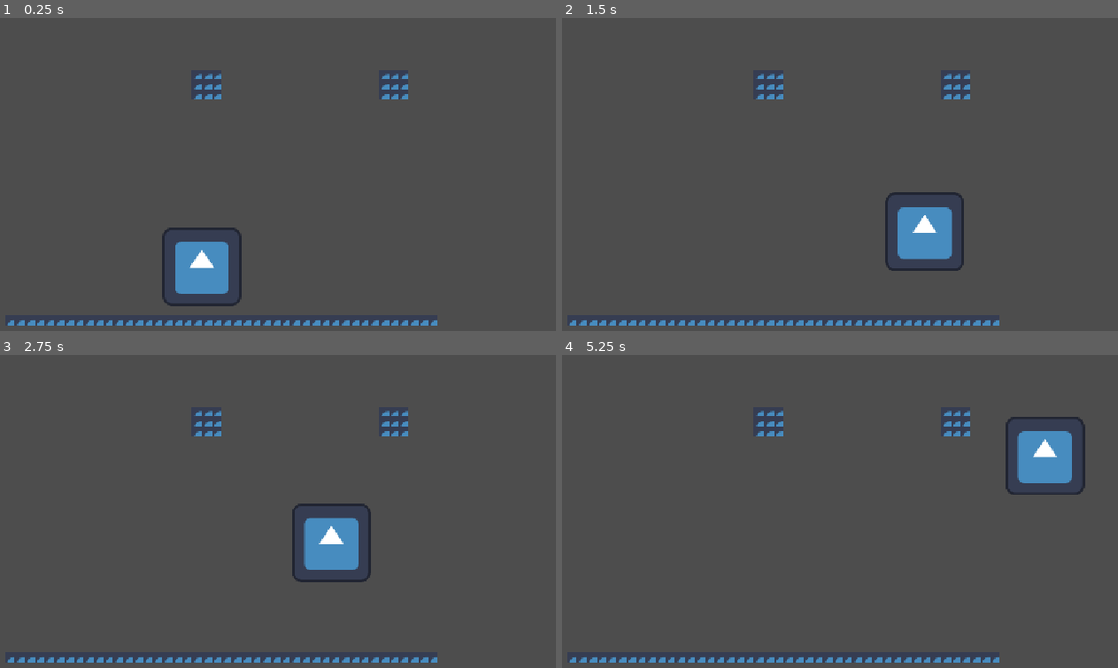
Above: before the commit, frames 1-4 (two rows, left to right).
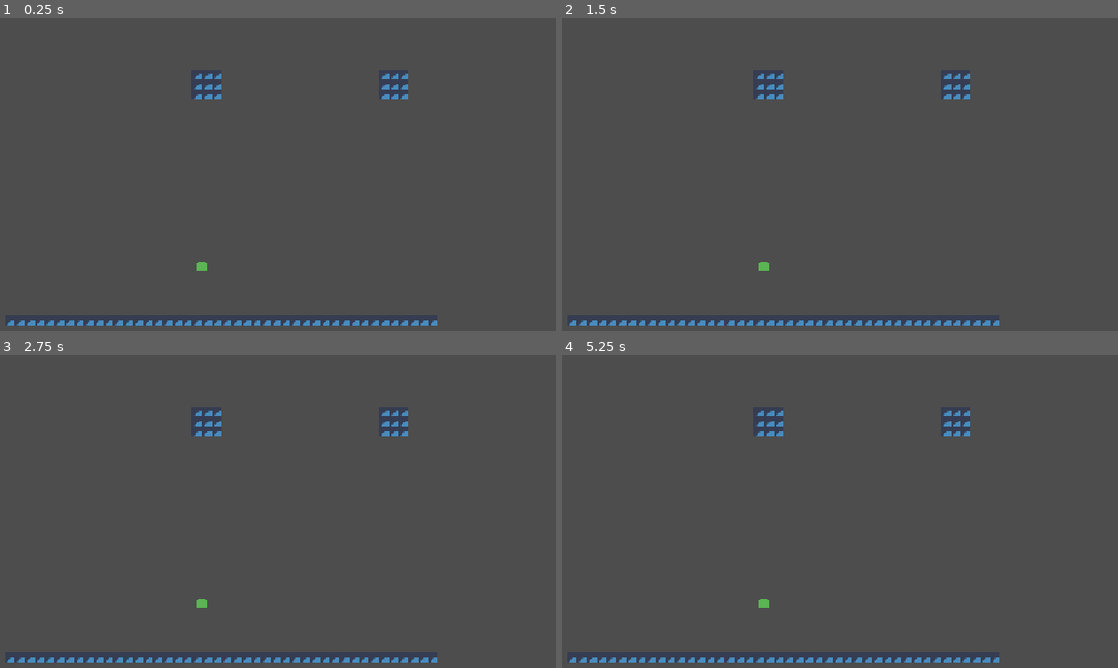
Above: after the commit, the same moments.

Repository: MadAvidCoder/Spin-phibian
Game: Godot game, scene res://scenes/main.tscn
Same seed, same stepped clock (60 frames per second), same inputs: the game is played once before the commit and once after it. The engine's default icon, where the game draws it, is replaced by a stand-in: a white triangle on a blue panel in a dark square.
Inputs:
- Up to frame 1 (0.25 s): no input
- Up to frame 2 (1.5 s): tap Enter at 0.5 s; hold Right (ui_right) from 0.53 s (still down); tap Up (ui_up) at 0.6, 0.77, 1.07, 1.35 s
- Up to frame 3 (2.75 s): tap Up (ui_up) at 1.52, 1.82, 2.1 s; release Right (ui_right) at 2.03 s; hold Left (ui_left) from 2.03 s (still down)
- Up to frame 4 (5.25 s): release Left (ui_left) at 2.78 s; hold Right (ui_right) 2.78-4.28 s; tap Up (ui_up) at 2.85, 3.02, 3.32, 3.6, 3.77, 4.07, 4.35, 4.52, 4.82, 5.1 s; hold Left (ui_left) 4.28-5.03 s; hold Right (ui_right) from 5.03 s (still down)

The runs differ from the first frame. In frame 1, 2.1% of the frame differs, in the area x 1-78%, y 17-99%; in frame 2, 2.2%; in frame 3, 2.2%; in frame 4, 2.3%, in the area x 1-95%, y 17-99%.

Commit message:
frog
its a green circle :D

Diff:
--- a/src/project.godot
+++ b/src/project.godot
@@ -20,12 +20,40 @@
 window/stretch/mode="canvas_items"
 window/stretch/aspect="expand"
 
+[input]
+
+left={
+"deadzone": 0.2,
+"events": [Object(InputEventKey,"resource_local_to_scene":false,"resource_name":"","device":-1,"window_id":0,"alt_pressed":false,"shift_pressed":false,"ctrl_pressed":false,"meta_pressed":false,"pressed":false,"keycode":0,"physical_keycode":65,"key_label":0,"unicode":97,"location":0,"echo":false,"script":null)
+, Object(InputEventKey,"resource_local_to_scene":false,"resource_name":"","device":-1,"window_id":0,"alt_pressed":false,"shift_pressed":false,"ctrl_pressed":false,"meta_pressed":false,"pressed":false,"keycode":0,"physical_keycode":4194319,"key_label":0,"unicode":0,"location":0,"echo":false,"script":null)
+]
+}
+right={
+"deadzone": 0.2,
+"events": [Object(InputEventKey,"resource_local_to_scene":false,"resource_name":"","device":-1,"window_id":0,"alt_pressed":false,"shift_pressed":false,"ctrl_pressed":false,"meta_pressed":false,"pressed":false,"keycode":0,"physical_keycode":68,"key_label":0,"unicode":100,"location":0,"echo":false,"script":null)
+, Object(InputEventKey,"resource_local_to_scene":false,"resource_name":"","device":-1,"window_id":0,"alt_pressed":false,"shift_pressed":false,"ctrl_pressed":false,"meta_pressed":false,"pressed":false,"keycode":0,"physical_keycode":4194321,"key_label":0,"unicode":0,"location":0,"echo":false,"script":null)
+]
+}
+jump={
+"deadzone": 0.2,
+"events": [Object(InputEventKey,"resource_local_to_scene":false,"resource_name":"","device":-1,"window_id":0,"alt_pressed":false,"shift_pressed":false,"ctrl_pressed":false,"meta_pressed":false,"pressed":false,"keycode":0,"physical_keycode":32,"key_label":0,"unicode":32,"location":0,"echo":false,"script":null)
+, Object(InputEventKey,"resource_local_to_scene":false,"resource_name":"","device":-1,"window_id":0,"alt_pressed":false,"shift_pressed":false,"ctrl_pressed":false,"meta_pressed":false,"pressed":false,"keycode":0,"physical_keycode":4194320,"key_label":0,"unicode":0,"location":0,"echo":false,"script":null)
+, Object(InputEventKey,"resource_local_to_scene":false,"resource_name":"","device":-1,"window_id":0,"alt_pressed":false,"shift_pressed":false,"ctrl_pressed":false,"meta_pressed":false,"pressed":false,"keycode":0,"physical_keycode":87,"key_label":0,"unicode":119,"location":0,"echo":false,"script":null)
+]
+}
+grapple={
+"deadzone": 0.2,
+"events": [Object(InputEventMouseButton,"resource_local_to_scene":false,"resource_name":"","device":-1,"window_id":0,"alt_pressed":false,"shift_pressed":false,"ctrl_pressed":false,"meta_pressed":false,"button_mask":0,"position":Vector2(0, 0),"global_position":Vector2(0, 0),"factor":1.0,"button_index":1,"canceled":false,"pressed":false,"double_click":false,"script":null)
+]
+}
+
 [physics]
 
 3d/physics_engine="Jolt Physics"
 
 [rendering]
 
+textures/canvas_textures/default_texture_filter=0
 rendering_device/driver.windows="d3d12"
 renderer/rendering_method="gl_compatibility"
 renderer/rendering_method.mobile="gl_compatibility"
--- a/src/scenes/frog.tscn
+++ b/src/scenes/frog.tscn
@@ -1,25 +1,25 @@
 [gd_scene format=3 uid="uid://dgu8gco2updb7"]
 
-[ext_resource type="Texture2D" uid="uid://barq67eed08is" path="res://icon.svg" id="1_mqod6"]
 [ext_resource type="Script" uid="uid://cs576fx8fbemy" path="res://scripts/frog.gd" id="1_qyo2l"]
+[ext_resource type="Texture2D" uid="uid://csgvv7t3jfw6h" path="res://assets/sprites/frog-Sheet.png" id="2_qyo2l"]
 
-[sub_resource type="AtlasTexture" id="AtlasTexture_qyo2l"]
-atlas = ExtResource("1_mqod6")
-region = Rect2(0, 0, 128, 128)
+[sub_resource type="AtlasTexture" id="AtlasTexture_rq8tc"]
+atlas = ExtResource("2_qyo2l")
+region = Rect2(0, 0, 16, 16)
 
 [sub_resource type="SpriteFrames" id="SpriteFrames_2cus8"]
 animations = [{
 "frames": [{
 "duration": 1.0,
-"texture": SubResource("AtlasTexture_qyo2l")
+"texture": SubResource("AtlasTexture_rq8tc")
 }],
 "loop": 1,
 "name": &"default",
 "speed": 5.0
 }]
 
-[sub_resource type="RectangleShape2D" id="RectangleShape2D_2cus8"]
-size = Vector2(116, 118)
+[sub_resource type="CircleShape2D" id="CircleShape2D_qyo2l"]
+radius = 8.0
 
 [node name="Frog" type="CharacterBody2D" unique_id=1809645032]
 script = ExtResource("1_qyo2l")
@@ -28,4 +28,4 @@
 sprite_frames = SubResource("SpriteFrames_2cus8")
 
 [node name="CollisionShape2D" type="CollisionShape2D" parent="." unique_id=596790902]
-shape = SubResource("RectangleShape2D_2cus8")
+shape = SubResource("CircleShape2D_qyo2l")
--- a/src/scripts/frog.gd
+++ b/src/scripts/frog.gd
@@ -1,9 +1,38 @@
 extends CharacterBody2D
 
-const SPEED: float = 300.0
+enum States {ground, air, grappled}
+var state: States = States.air
+
+@export_category("Platforming")
+@export var gravity: Vector2
+
+
 
 func _physics_process(delta: float) -> void:
-	var direction: Vector2 = Input.get_vector("ui_left", "ui_right", "ui_up", "ui_down")
+	var input_direction = Input.get_axis("left", "right")
+	print(input_direction)
 
-	velocity = direction * SPEED
 	move_and_slide()
+
+func change_state(new_state: States):
+	exit_state()
+	state = new_state
+	enter_state()
+
+func enter_state():
+	match state:
+		States.air:
+			pass
+
+func exit_state():
+	pass
+
+func process_state():
+	match state:
+		States.air:
+			velocity += gravity
+			if is_on_floor():
+				change_state(States.ground)
+
+		States.ground:
+			pass
Binary file added: src/assets/sprites/frog-Sheet.png
Not shown, added: src/assets/sprites/frog-Sheet.png.import
Not shown, added: aseprite/frog.aseprite
